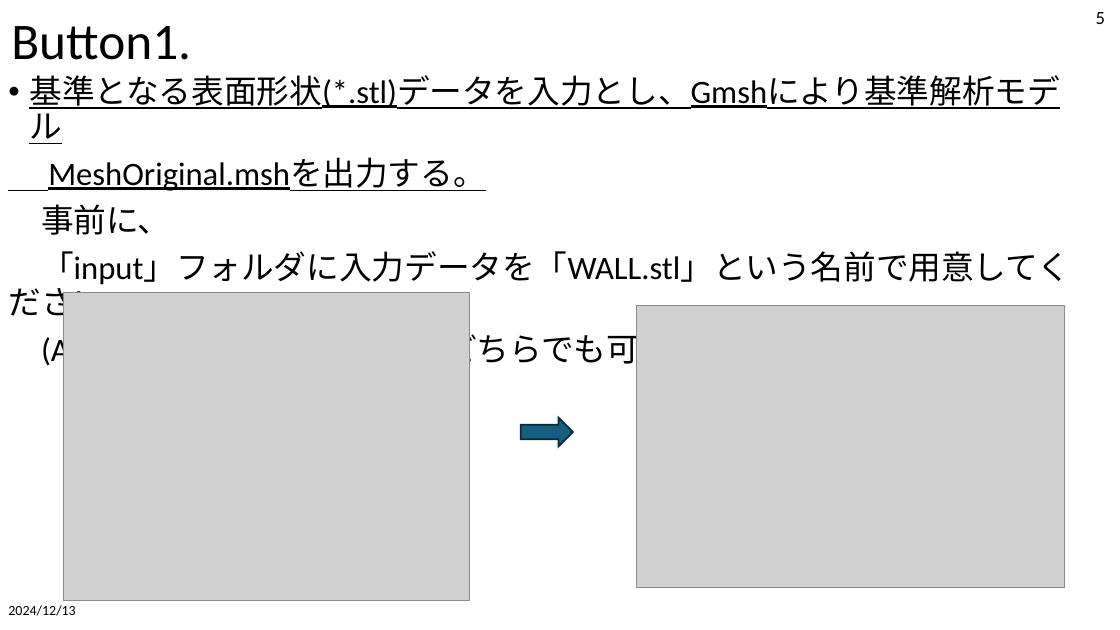
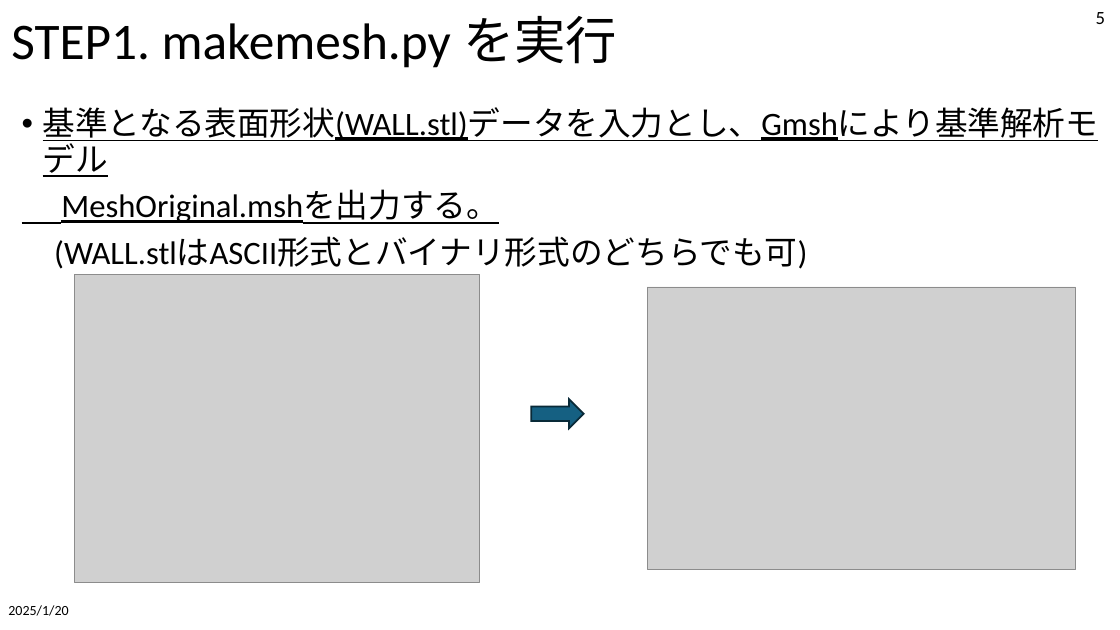
Before and after one commit to tailup7/VMD, a slide deck: slide 5 of SetupAndUsage.pptx. Drawn at 1120x630 pixels with LibreOffice and Linux fonts; fonts in the diff are those of the drawing; grey boxes stand for pictures. Boxes give left, top, right and bottom in pixels: in the first picture for what was removed or moved away, otherwise in the second. Text is boxed around its words. In the diff, an @@ line names an element or a change of style, - is before the commit and + after.

```diff
--- a/SetupAndUsage.pptx
+++ b/SetupAndUsage.pptx
@@ title at bbox=[11, 16, 617, 68]: text changed @@
-Button1.
+STEP1. makemesh.py を実行
@@ text "基準となる表面形状(WALL.stl)データを入力とし、Gmshにより基準解析モデル": place and size @@
-text "基準となる表面形状(WALL.stl)データを入力とし、Gmshにより基準解析モデル" at bbox=[8, 75, 1070, 370]
+text "基準となる表面形状(WALL.stl)データを入力とし、Gmshにより基準解析モデル" at bbox=[43, 107, 1099, 269]
@@ text at bbox=[43, 107, 1099, 144]: text changed @@
-• 基準となる表面形状(*.stl)データを入力とし、Gmshにより基準解析モデル
+• 基準となる表面形状(WALL.stl)データを入力とし、Gmshにより基準解析モデル
@@ text at bbox=[54, 238, 807, 269]: text changed @@
-事前に、
-「input」フォルダに入力データを「WALL.stl」という名前で用意してください。
-(ASCII形式とバイナリ形式のどちらでも可)
+(WALL.stlはASCII形式とバイナリ形式のどちらでも可)
@@ 2 pictures, 1 right arrow: place and size @@
-2 pictures, 1 right arrow at bbox=[64, 292, 1065, 601]
+2 pictures, 1 right arrow at bbox=[74, 274, 1076, 582]
@@ text at bbox=[8, 605, 68, 616]: text changed @@
-2024/12/13
+2025/1/20
```
Also in this commit, not shown: 9 other slides changed, 43 other files.
